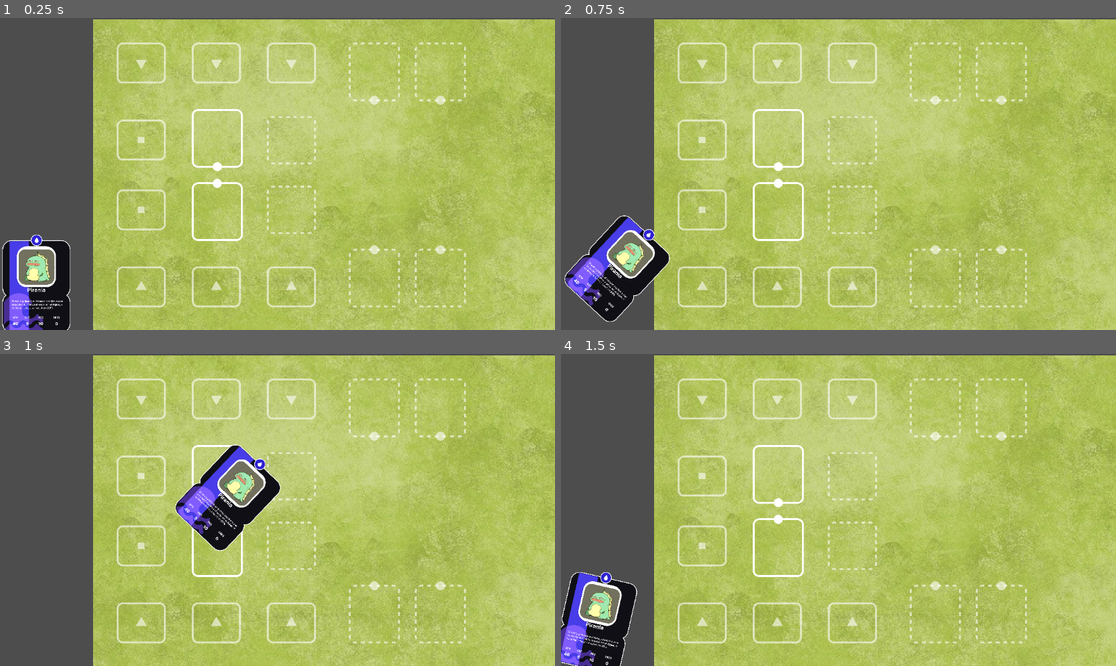
Above: before the commit, frames 1-4 (two rows, left to right).
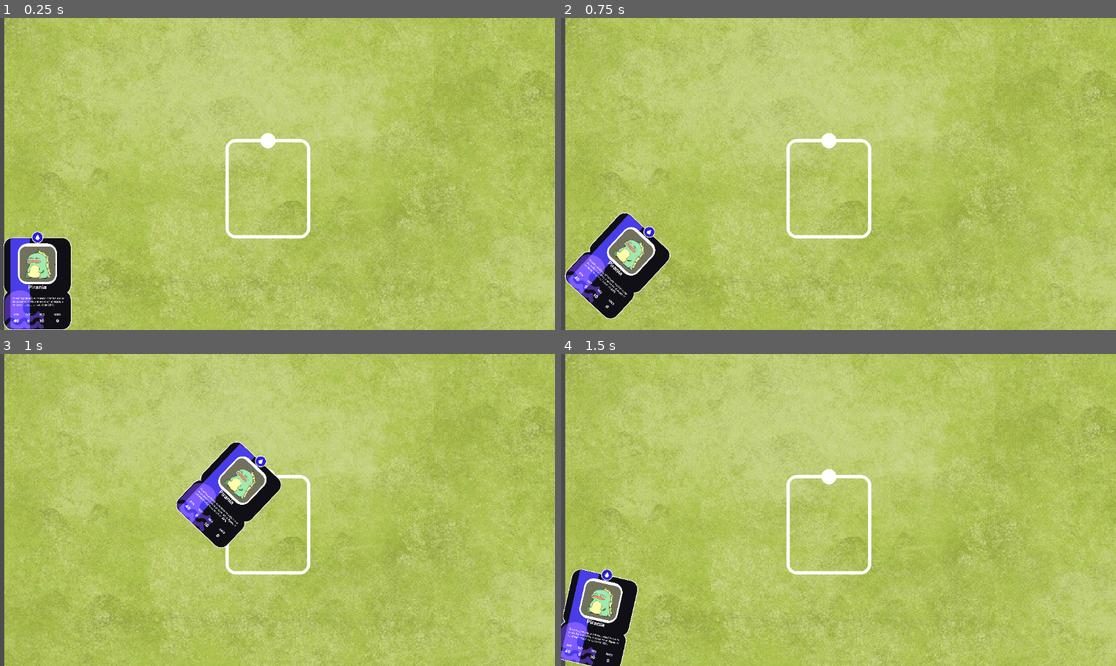
Above: after the commit, the same moments.

Repository: Andrewwakeart12/MonstiesCardGame
Game: Godot game, scene res://main.tscn
Two runs of this game, one before a commit and one after it. Both use one fixed random seed, a clock stepped at 60 frames per second and the inputs below.
Inputs (mouse positions are in pixels of both pictures, inside the frame that each line leads up to):
- Up to frame 1 (0.25 s): no input
- Up to frame 2 (0.75 s): tap Enter at 0.5 s; drag from (599, 283) to (894, 105) at 0.52 s
- Up to frame 3 (1 s): no input
- Up to frame 4 (1.5 s): drag from (727, 525) to (810, 572) at 1.27 s

The runs differ from the first frame. In frame 1, 28% of the frame differs, in the area x 0-100%, y 0-100%; in frame 2, 28%; in frame 3, 31%; in frame 4, 28%.

Commit message:
translations moved from section to root , now working

Diff:
--- a/card_manager.gd
+++ b/assets/sprites/card_manager.gd
@@ -92,11 +92,15 @@
 		# Temblor suave en hover
 
 
-func _input(event: InputEvent) -> void:
+func _input(event: InputEvent) :
 	if event is InputEventMouseButton and event.button_index == MouseButton.MOUSE_BUTTON_LEFT:
 		if event.pressed:
 			var card_dragged = raycast_check_for_card()
+
 			if card_dragged:
+				if(card_dragged.has_method('is_interactive_area')):
+					print("is_slot")
+					return false
 				dragging_card = card_dragged
 
 				# Guardar posición original para posible retorno
@@ -117,7 +121,6 @@
 			if dragging_card:
 				# Verificar si se soltó en un área interactiva
 				dropped_in_interactive_area = check_interactive_area(dragging_card)
-
 				if not dropped_in_interactive_area:
 					# Iniciar animación de retorno
 					returning_card = dragging_card
@@ -136,12 +139,12 @@
 	var parameters = PhysicsPointQueryParameters2D.new()
 	parameters.position = card.global_position
 	parameters.collide_with_areas = true
-
 	var result = space_state.intersect_point(parameters)
 
 	for hit in result:
 		var collider = hit["collider"]
 		if collider:
+			collider = collider.get_parent()
 			# Verificar si el collider tiene la señal/método de área interactiva
 			if collider.has_method("is_interactive_area") and collider.is_interactive_area():
 				return true
@@ -172,15 +175,26 @@
 	pass
 func on_hovering_card_off(card):
 	pass
+func raycast_check_for_slot():
+	var space_state = get_world_2d().direct_space_state
+	var parameters = PhysicsPointQueryParameters2D.new()
+	parameters.position = get_global_mouse_position()
+	parameters.collide_with_areas = true
+
+	var result = space_state.intersect_point(parameters)
+
+	if result.size() != 0:
+		var collider = result[0]["collider"]
+		return collider.get_parent() if collider else null
+	else:
+		return null
 
 func raycast_check_for_card():
 	var space_state = get_world_2d().direct_space_state
 	var parameters = PhysicsPointQueryParameters2D.new()
 	parameters.position = get_global_mouse_position()
 	parameters.collide_with_areas = true
-
 	var result = space_state.intersect_point(parameters)
-
 	if result.size() != 0:
 		var collider = result[0]["collider"]
 		return collider.get_parent() if collider else null
--- /dev/null
+++ b/card_slot.gd
@@ -0,0 +1,12 @@
+extends Node2D
+
+
+# Called when the node enters the scene tree for the first time.
+func _ready() -> void:
+	pass # Replace with function body.
+func is_interactive_area():
+	return true
+
+# Called every frame. 'delta' is the elapsed time since the previous frame.
+func _process(delta: float) -> void:
+	pass
--- a/main.tscn
+++ b/main.tscn
@@ -1,22 +1,41 @@
 [gd_scene format=3 uid="uid://cluyc22bda4y5"]
 
-[ext_resource type="Script" uid="uid://bon2fqscvj6ib" path="res://card_manager.gd" id="1_0xm2m"]
+[ext_resource type="Script" uid="uid://bon2fqscvj6ib" path="res://assets/sprites/card_manager.gd" id="1_0xm2m"]
+[ext_resource type="Texture2D" uid="uid://dsy3wduqsyrih" path="res://assets/sprites/card_field.png" id="1_h2yge"]
 [ext_resource type="PackedScene" uid="uid://bcwvek6vlgxli" path="res://card.tscn" id="2_h2yge"]
-[ext_resource type="Texture2D" uid="uid://bllt8v3a4nmf6" path="res://assets/sprites/grass_board.png" id="3_h2yge"]
+[ext_resource type="Texture2D" uid="uid://bk0lvc3q0cdhu" path="res://assets/sprites/card_monstie_holder.png" id="3_1bvp3"]
+[ext_resource type="Script" uid="uid://cxgxqtt4mangs" path="res://card_slot.gd" id="3_lquwl"]
+
+[sub_resource type="RectangleShape2D" id="RectangleShape2D_1bvp3"]
+size = Vector2(176, 221)
 
 [node name="Main" type="Node2D" unique_id=1805310844]
 
 [node name="GrassBoard" type="Sprite2D" parent="." unique_id=1127448276]
-position = Vector2(673, 326.09375)
-scale = Vector2(0.16419068, 0.16066323)
-texture = ExtResource("3_h2yge")
+position = Vector2(589.04144, 306)
+scale = Vector2(0.2090694, 0.19362804)
+texture = ExtResource("1_h2yge")
 
-[node name="Sprite2D" type="Sprite2D" parent="." unique_id=96588119]
-position = Vector2(382, 323)
-scale = Vector2(0.06773624, 0.06773626)
+[node name="Sprite2D2" type="Sprite2D" parent="GrassBoard" unique_id=96588119]
+position = Vector2(-990.3002, 87.79724)
+scale = Vector2(0.32398924, 0.34982672)
 
 [node name="CardManager" type="Node2D" parent="." unique_id=999130976]
 script = ExtResource("1_0xm2m")
 
+[node name="CardMonstieSlot" type="Node2D" parent="CardManager" unique_id=275938168]
+script = ExtResource("3_lquwl")
+
+[node name="CardSlotImage" type="Sprite2D" parent="CardManager/CardMonstieSlot" unique_id=838466791]
+position = Vector2(556, 348.42014)
+scale = Vector2(0.13643412, 0.13643406)
+texture = ExtResource("3_1bvp3")
+
+[node name="Area2D" type="Area2D" parent="CardManager/CardMonstieSlot" unique_id=1507646752]
+
+[node name="CollisionShape2D" type="CollisionShape2D" parent="CardManager/CardMonstieSlot/Area2D" unique_id=1936003147]
+position = Vector2(556, 347.5)
+shape = SubResource("RectangleShape2D_1bvp3")
+
 [node name="Card" parent="CardManager" unique_id=1582978151 instance=ExtResource("2_h2yge")]
-position = Vector2(40, 500)
+position = Vector2(42, 494.00003)
Binary file added: assets/sprites/card_effect_holder.png
Not shown, added: assets/sprites/card_effect_holder.png.import
Binary file added: assets/sprites/card_field.png
Not shown, added: assets/sprites/card_field.png.import
Renamed: card_manager.gd.uid -> assets/sprites/card_manager.gd.uid
Binary file added: assets/sprites/card_monstie_defeated_holder.png
Not shown, added: assets/sprites/card_monstie_defeated_holder.png.import
Binary file added: assets/sprites/card_monstie_holder.png
Not shown, added: assets/sprites/card_monstie_holder.png.import
Binary file added: assets/sprites/card_terrain_holder.png
Not shown, added: assets/sprites/card_terrain_holder.png.import
Binary file added: assets/sprites/field_effect_holder.png
(and 2 more such lines)
